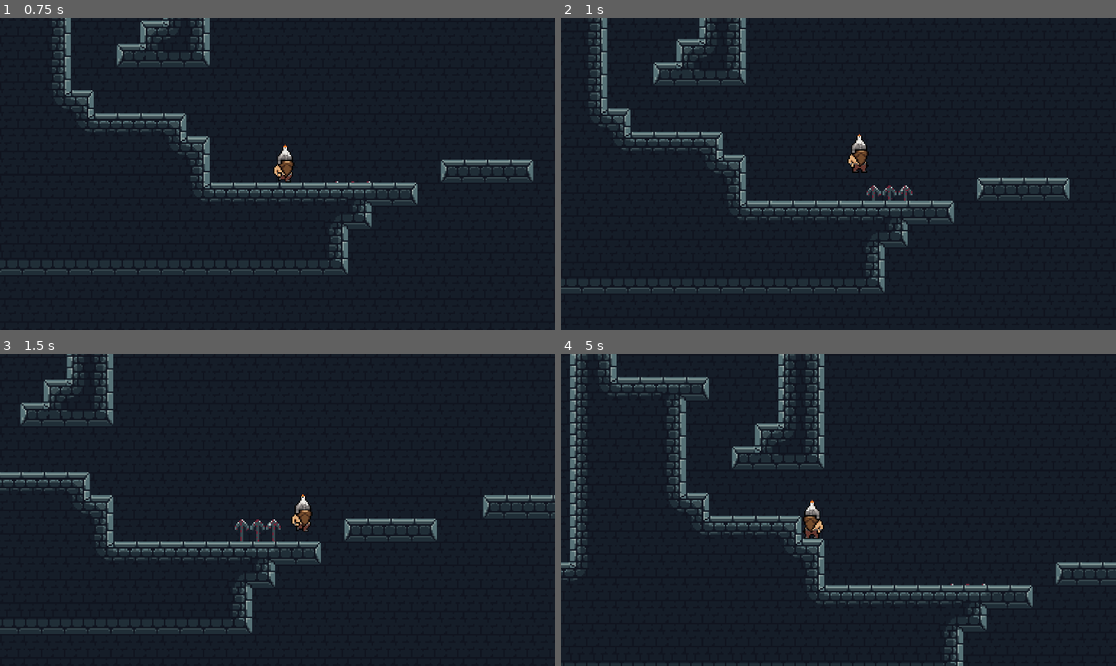
Above: before the commit, frames 1-4 (two rows, left to right).
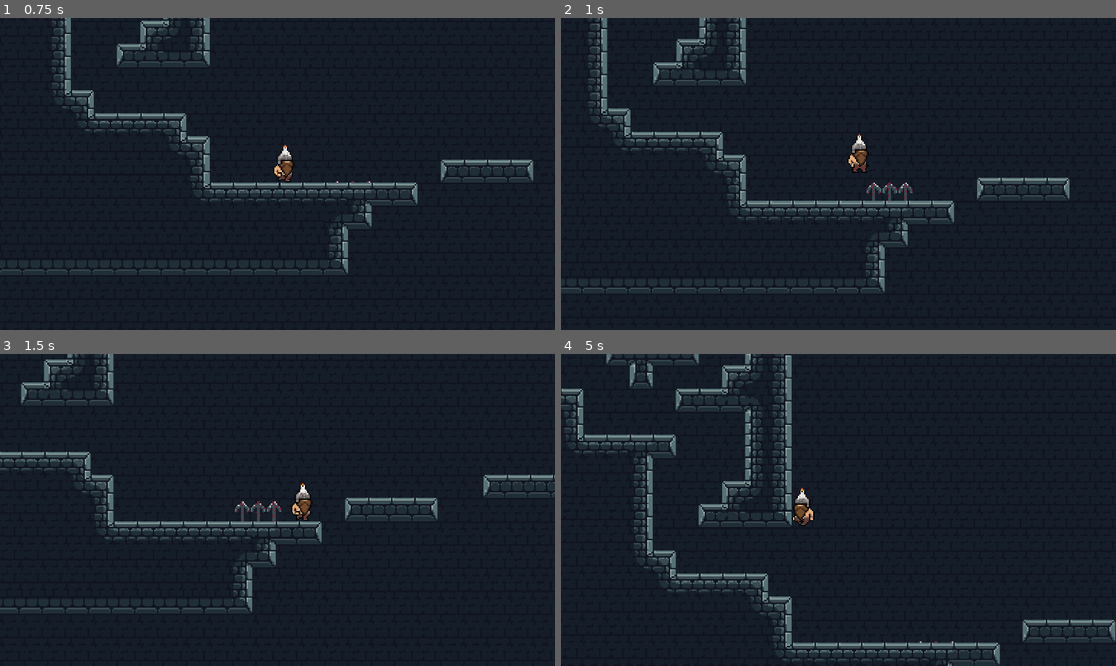
Above: after the commit, the same moments.

Repository: RonanKunkel/nmed_3310_final
Game: Godot game, scene res://scenes/game.tscn
Two runs of this game, one before a commit and one after it. Both use one fixed random seed, a clock stepped at 60 frames per second and the inputs below.
Inputs:
- Up to frame 1 (0.75 s): hold Right (move_right) from 0.53 s (still down); hold Down (look_down) from 0.53 s (still down)
- Up to frame 2 (1 s): keep holding Right (move_right); keep holding Down (look_down); tap Space (jump) at 0.77 s
- Up to frame 3 (1.5 s): keep holding Right (move_right); release Down (look_down) at 1.28 s; tap Up (look_up) at 1.35 s
- Up to frame 4 (5 s): tap Space (jump) at 1.52, 3.02, 3.77, 4.52 s; release Right (move_right) at 2.03 s; hold Left (move_left) 2.03-2.78 s; hold Down (look_down) 2.03-2.78 s; hold Right (move_right) 2.78-4.28 s; tap Up (look_up) at 2.85, 4.35 s; hold Down (look_down) 3.53-4.28 s; hold Left (move_left) from 4.28 s (still down)

Frame 1 is identical in both runs. In frame 2, 0.2% of the frame differs, in the area x 55-64%, y 52-59%; in frame 3, 9.2%; in frame 4, 15%, in the area x 0-100%, y 0-100%.

Commit message:
updated spikes, they now reset player position
player can move after the spikes are touched because of a delay timer, I want to find a way to freeze the player when the body enters the killzone and add a death sprite for the player.

Diff:
--- /dev/null
+++ b/test/area_2d.gd
@@ -0,0 +1,11 @@
+extends Area2D
+
+@onready var timer = $Timer
+
+func _on_body_entered(body: CharacterBody2D) -> void:
+	#if body.is_in_group("player") :
+		timer.start()
+
+
+func _on_timer_timeout() -> void:
+	get_tree().reload_current_scene()
--- /dev/null
+++ b/test/scenes/killzone.tscn
@@ -0,0 +1,12 @@
+[gd_scene format=3 uid="uid://qfuoxa8e4b6"]
+
+[ext_resource type="Script" uid="uid://ded38aj0fnnxf" path="res://area_2d.gd" id="1_xlapc"]
+
+[node name="Area2D" type="Area2D" unique_id=1105578825]
+script = ExtResource("1_xlapc")
+
+[node name="Timer" type="Timer" parent="." unique_id=886992633]
+wait_time = 0.648
+
+[connection signal="body_entered" from="." to="." method="_on_body_entered"]
+[connection signal="timeout" from="Timer" to="." method="_on_timer_timeout"]
--- a/test/scenes/spikes_type_shi.tscn
+++ b/test/scenes/spikes_type_shi.tscn
@@ -1,18 +1,25 @@
 [gd_scene format=3 uid="uid://unrns6mt7l4f"]
 
 [ext_resource type="Texture2D" uid="uid://calpko210rcse" path="res://assets/sprites/Spike.png" id="1_hhfv5"]
+[ext_resource type="PackedScene" uid="uid://qfuoxa8e4b6" path="res://scenes/killzone.tscn" id="2_vae4h"]
 
 [sub_resource type="RectangleShape2D" id="RectangleShape2D_a1y00"]
-size = Vector2(30.867468, 1.6723411)
+size = Vector2(30.867468, 16.723408)
 
-[node name="spikes type shi" type="AnimatableBody2D" unique_id=1911062457]
+[node name="Node2D" type="Node2D" unique_id=801085471]
 
-[node name="Sprite2D" type="Sprite2D" parent="." unique_id=698462207]
+[node name="spikes type shi" type="AnimatableBody2D" parent="." unique_id=1911062457]
+
+[node name="Sprite2D" type="Sprite2D" parent="spikes type shi" unique_id=698462207]
 texture = ExtResource("1_hhfv5")
 region_enabled = true
 region_rect = Rect2(160, 0, 32, 32)
 
-[node name="CollisionShape2D" type="CollisionShape2D" parent="." unique_id=628336877]
-position = Vector2(0, -12.5)
-scale = Vector2(1.0366902, 1.793892)
+[node name="Area2D" parent="spikes type shi" unique_id=1105578825 instance=ExtResource("2_vae4h")]
+position = Vector2(0, -12.500003)
+scale = Vector2(1.0366902, 1.7938923)
+
+[node name="CollisionShape2D" type="CollisionShape2D" parent="spikes type shi/Area2D" unique_id=628336877]
+position = Vector2(0, 7.5255394)
+scale = Vector2(1.0000004, 1.0000002)
 shape = SubResource("RectangleShape2D_a1y00")
--- a/test/scripts/killzone.gd
+++ b/test/scripts/killzone.gd
@@ -1,11 +1 @@
 extends Area2D
-
-
-# Called when the node enters the scene tree for the first time.
-func _ready() -> void:
-	pass # Replace with function body.
-
-
-# Called every frame. 'delta' is the elapsed time since the previous frame.
-func _process(delta: float) -> void:
-	pass
--- a/test/scripts/killzone.tscn
+++ /dev/null
@@ -1,6 +0,0 @@
-[gd_scene format=3 uid="uid://evywlrpihk1e"]
-
-[ext_resource type="Script" uid="uid://c8xraunkuc8kn" path="res://scripts/killzone.gd" id="1_h0a72"]
-
-[node name="killzone" type="Area2D" unique_id=606629091]
-script = ExtResource("1_h0a72")
Not shown, added: test/area_2d.gd.uid
Not shown, changed: test/scripts/killzone.gd.uid
